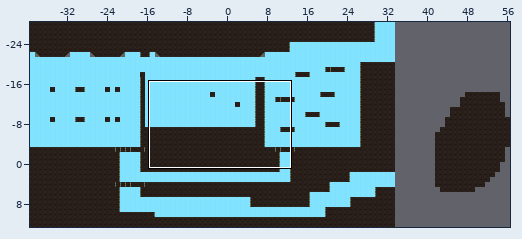
An edit to a level. Tiled map, Assets/Tiled/Level1TileMap/map1-1.tmx. The first picture is a wide view before the edit; the outline marks the close-up.
Close-up. As it was:
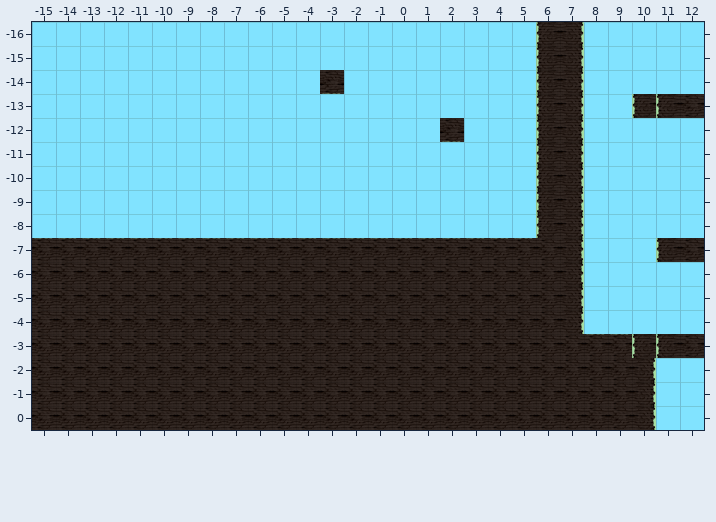
Cells are 256x256 px. Shown: x -15..12, y -16..0. The commit also changed other parts of the map, which this record leaves out.
New version:
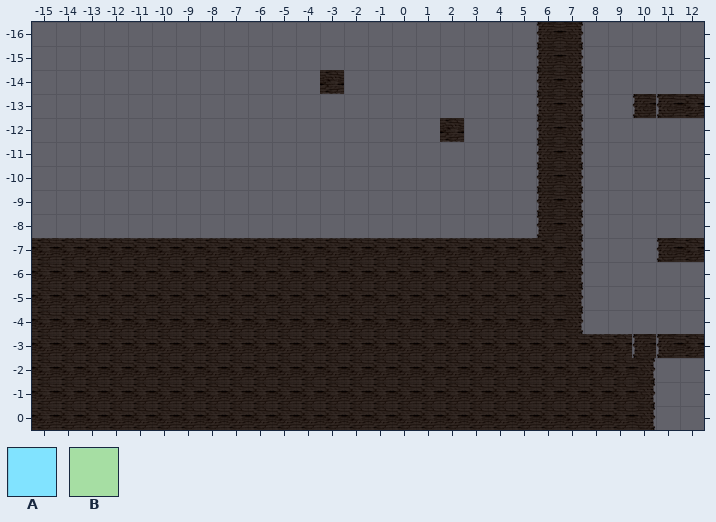
Key: from "ruleprient256": A 30, B 38.
_ is an empty cell.
Difference:
Layer "prototype" (now hidden):
The author cleared tile A in rows -16 to -15 at x -15 to 5 and 8 to 12; in row -14 at x -15 to -4, -2 to 5 and 8 to 12; in row -13 at x -15 to 5 and 8 to 9; in row -12 at x -15 to 1, 3 to 5 and 8 to 12; in rows -11 to -8 at x -15 to 5 and 8 to 12; in row -7 at x 8 to 10.
The author cleared tile A in rows -6 to -4 at x 8 to 12; in rows -2 to 0 at x 11 to 12.
The author cleared tile B in rows -16 to -15 at x 6 to 7; in row -14 at x -3 and 6 to 7; in row -13 at x 6 to 7 and 10 to 11; in row -12 at x 2 and 6 to 7; in rows -11 to -8 at x 6 to 7; in row -7 at x -15 to 5, 7 and 11.
The author cleared tile B in rows -6 to -4 at x 7; in row -3 at x 8 to 11; in rows -2 to 0 at x 10.
